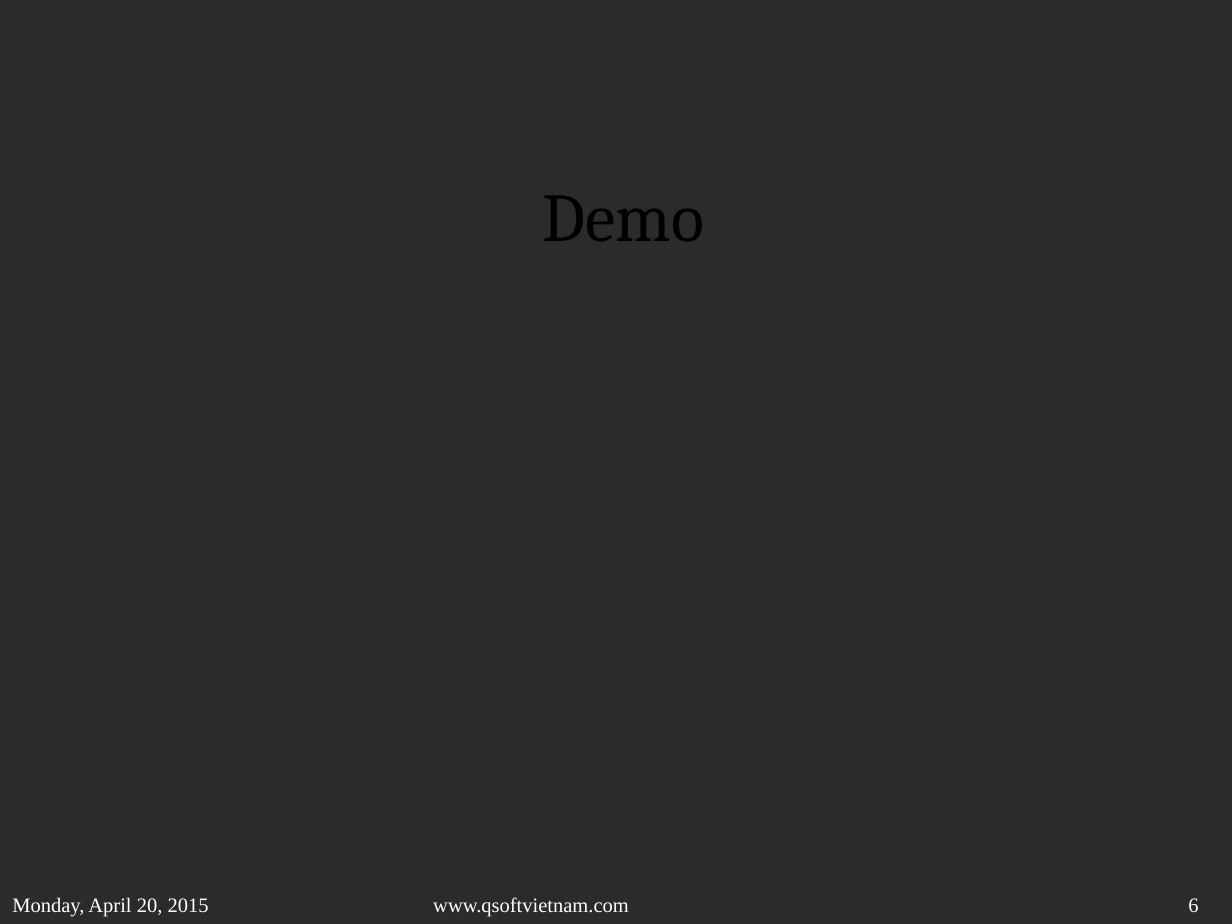
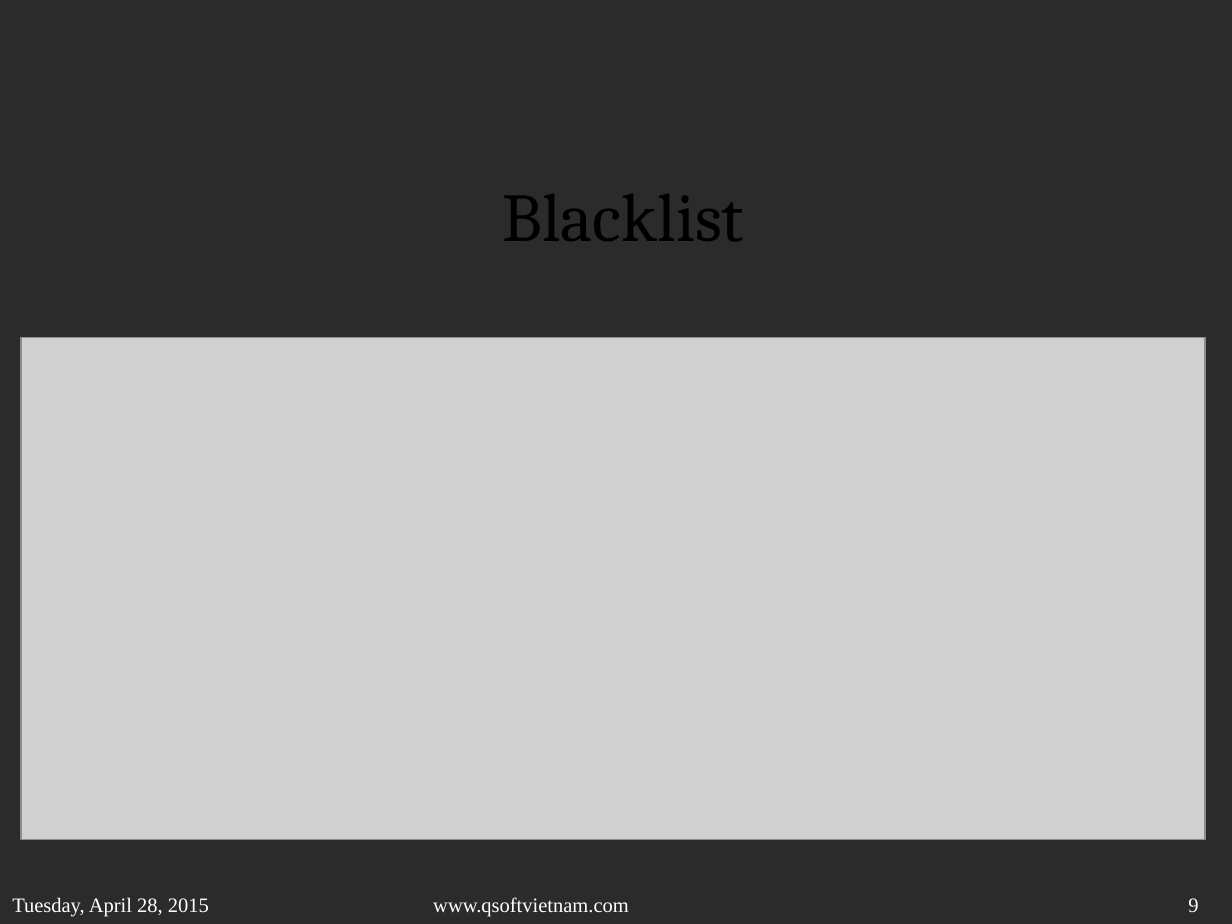
Before and after one commit to sonvq-qsoftvn/sqlinjection, a slide deck: slide 9 of QSoftVietnam_SlideTemplate2014- Sonvq.pptx (slide 6 before the commit). Drawn at 1232x924 pixels with LibreOffice and Linux fonts; fonts in the diff are those of the drawing; grey boxes stand for pictures; background and template pictures are left out; a plain dark background stands for a picture behind light text. Boxes give left, top, right and bottom in pixels: in the first picture for what was removed or moved away, otherwise in the second. Text is boxed around its words. In the diff, an @@ line names an element or a change of style, - is before the commit and + after.

```diff
--- a/QSoftVietnam_SlideTemplate2014- Sonvq.pptx
+++ b/QSoftVietnam_SlideTemplate2014- Sonvq.pptx
@@ text at bbox=[503, 194, 744, 241]: text changed @@
-Demo
+Blacklist
@@ picture added at bbox=[21, 338, 1205, 839] @@
@@ text at bbox=[12, 897, 209, 917]: text changed @@
-Monday, April 20, 2015
+Tuesday, April 28, 2015
@@ page number at bbox=[1188, 898, 1198, 912]: text changed @@
-6
+9
```
Also in this commit, not shown: 6 other slides changed, 16 slides added, 18 other files.
